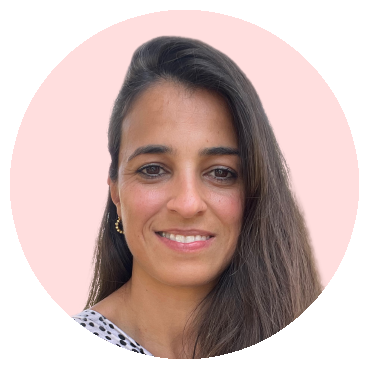
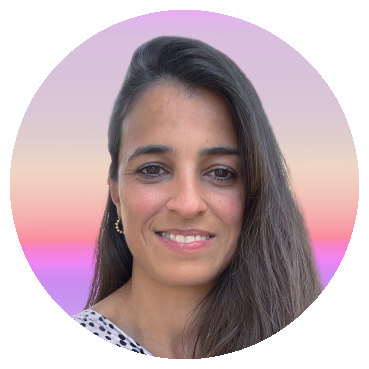
The second 369px x 369px image is a revision of the first. Changes to its layers:
painted on "IMG_5398-removebg-preview.png #1" over [72, 34, 328, 359]
painted on "Layer" over [10, 10, 359, 359]
